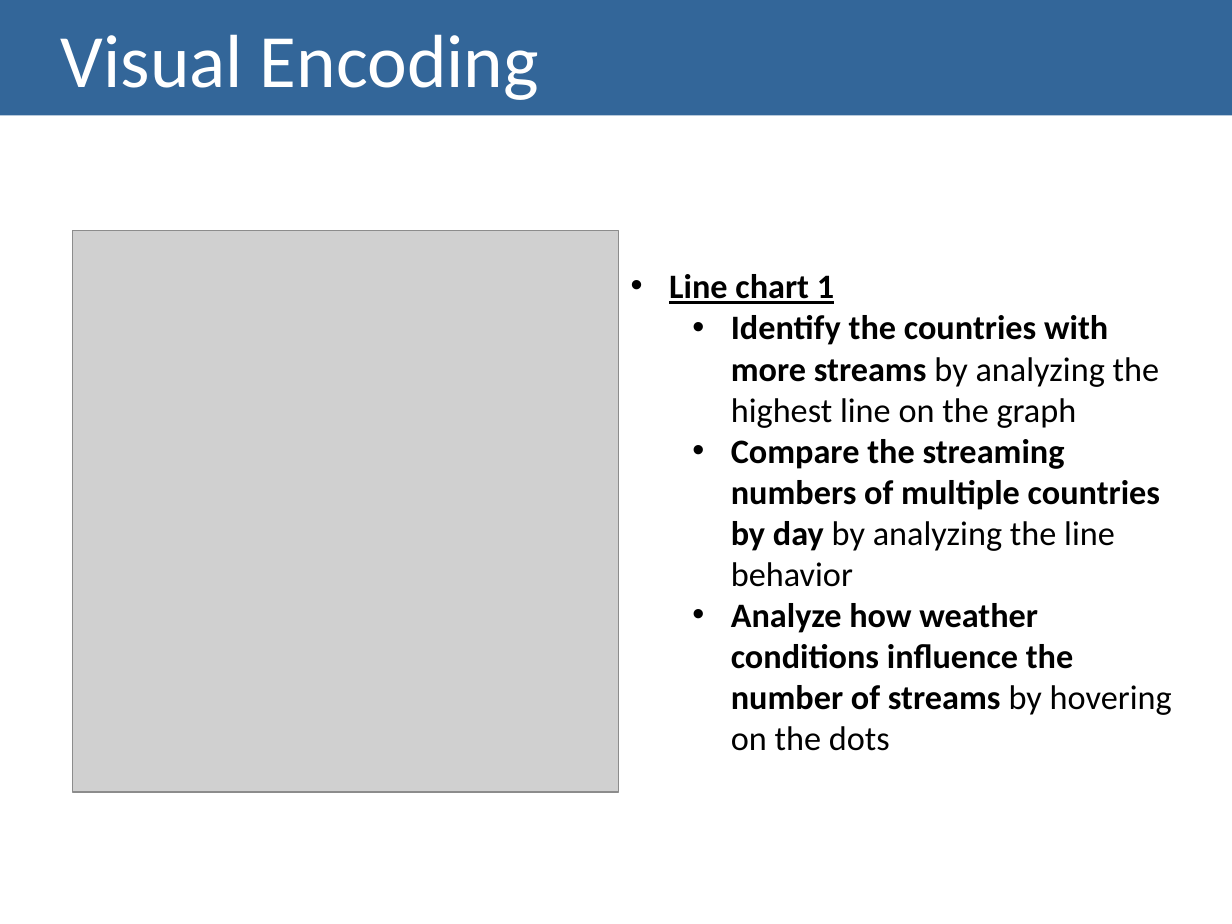
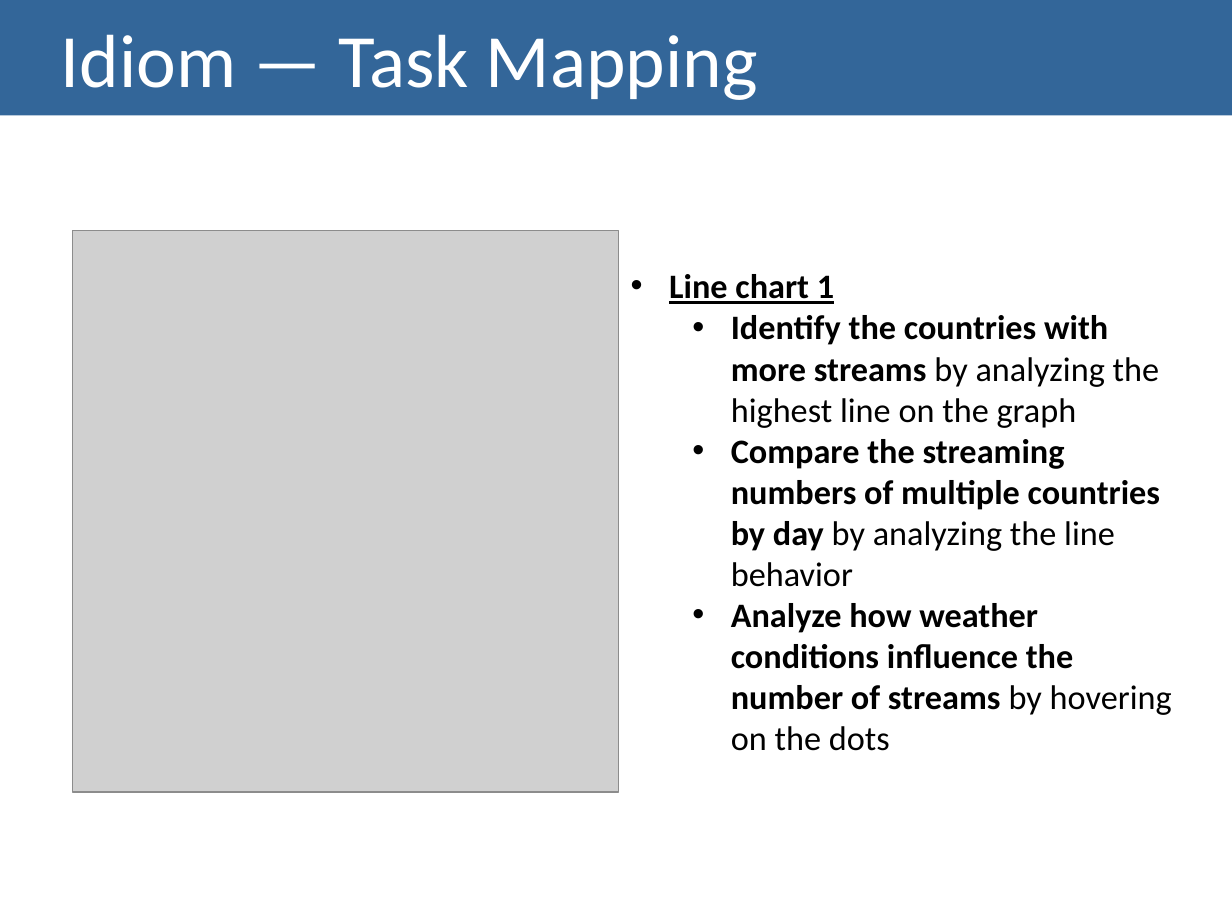
Before and after one commit to regouga/VI-MEIC-1819, a slide deck: slide 13 of Lab 6/17.pptx (slide 7 before the commit). Drawn at 1232x924 pixels with LibreOffice and Linux fonts; fonts in the diff are those of the drawing; grey boxes stand for pictures. Boxes give left, top, right and bottom in pixels: in the first picture for what was removed or moved away, otherwise in the second. Text is boxed around its words. In the diff, an @@ line names an element or a change of style, - is before the commit and + after.

Commit message:
PPT fixed

```diff
--- a/Lab 6/17.pptx
+++ b/Lab 6/17.pptx
@@ title at <box>61,34,758,100</box>: text changed @@
-Visual Encoding
+Idiom — Task Mapping
```
Also in this commit, not shown: 9 other slides changed, 1 other file.
